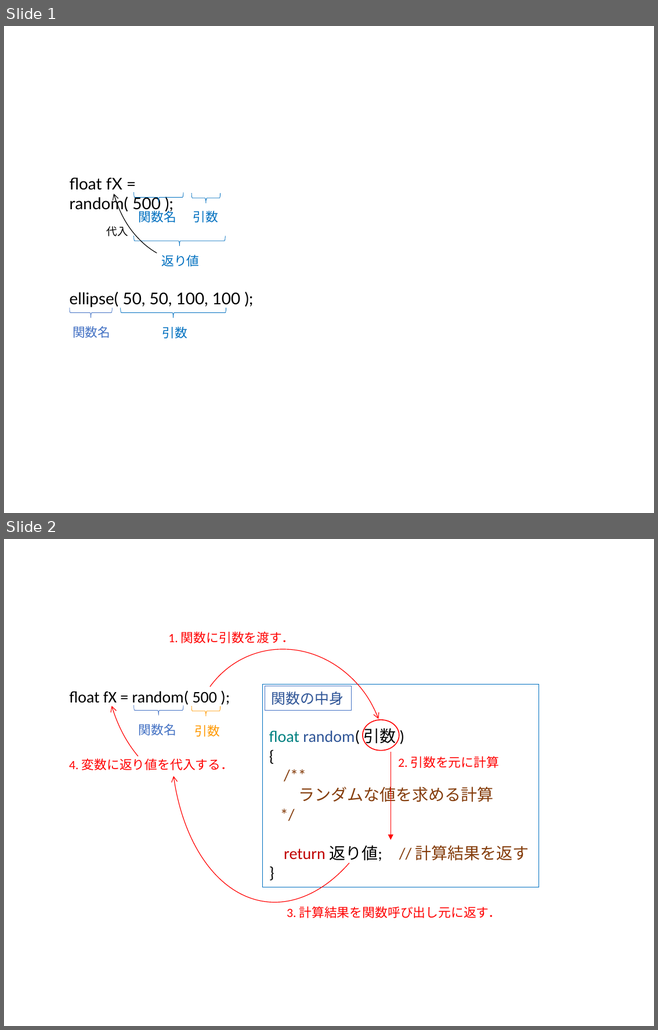
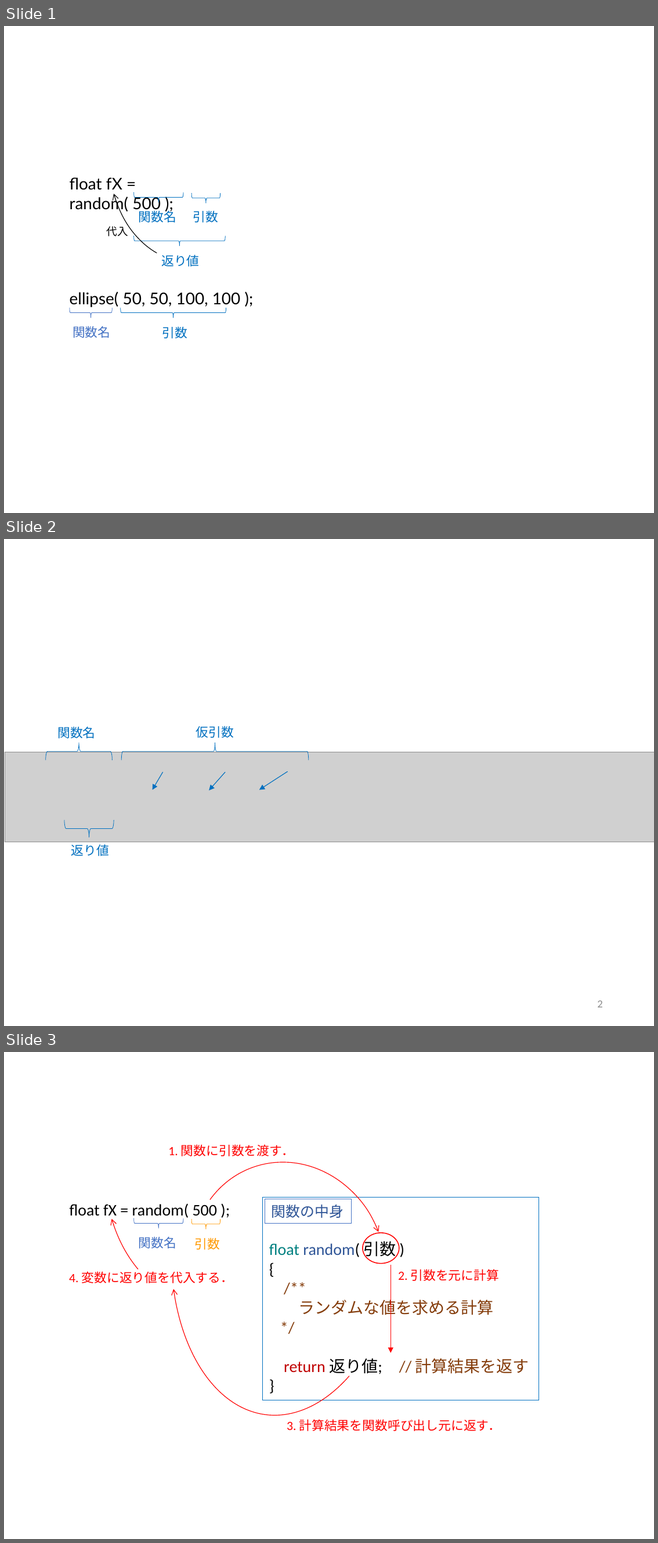
Before and after one commit to afukushimagit/afukushimagit.github.io, a slide deck: images/function/図素材.pptx. Shown one above the other, each under a label of ours: slides 1 and 2 before the commit, slides 1, 2 and 3 after it. The pictures are 658x1030 and 658x1543 pixels, drawn with LibreOffice and Linux fonts; fonts in the diff are those of the drawing; grey boxes stand for pictures. Boxes give left, top, right and bottom in pixels: in the first picture for what was removed or moved away, otherwise in the second. Text is boxed around its words. In the diff, an @@ line names an element or a change of style, - is before the commit and + after.

```diff
--- a/images/function/図素材.pptx
+++ b/images/function/図素材.pptx
@@ slide 2 added at (4, 539, 654, 1026), background #FFFFFF @@
@@ text added at (57, 726, 95, 739), 14 pt, text #0070C0 @@
+関数名
@@ text added at (196, 726, 234, 738), 14 pt, text #0070C0 @@
+仮引数
@@ left brace added at (46, 743, 112, 760), outline #0070C0 0.5 pt @@
@@ left brace added at (121, 743, 308, 760), outline #0070C0 0.5 pt @@
@@ picture added at (5, 752, 654, 842) @@
@@ arrow added from (162, 772) to (152, 790), #0070C0 0.75 pt @@
@@ arrow added from (225, 772) to (209, 790), #0070C0 0.75 pt @@
@@ arrow added from (287, 772) to (259, 790), #0070C0 0.75 pt @@
@@ left brace added at (64, 820, 114, 838), outline #0070C0 0.5 pt @@
@@ text added at (71, 844, 109, 856), 14 pt, text #0070C0 @@
+返り値
@@ page number added at (597, 1001, 602, 1008), 12 pt, text #8C8C8C @@
+2
@@ what was slide 2 is now slide 3 @@
```
Also in this commit, not shown: 45 other files.
